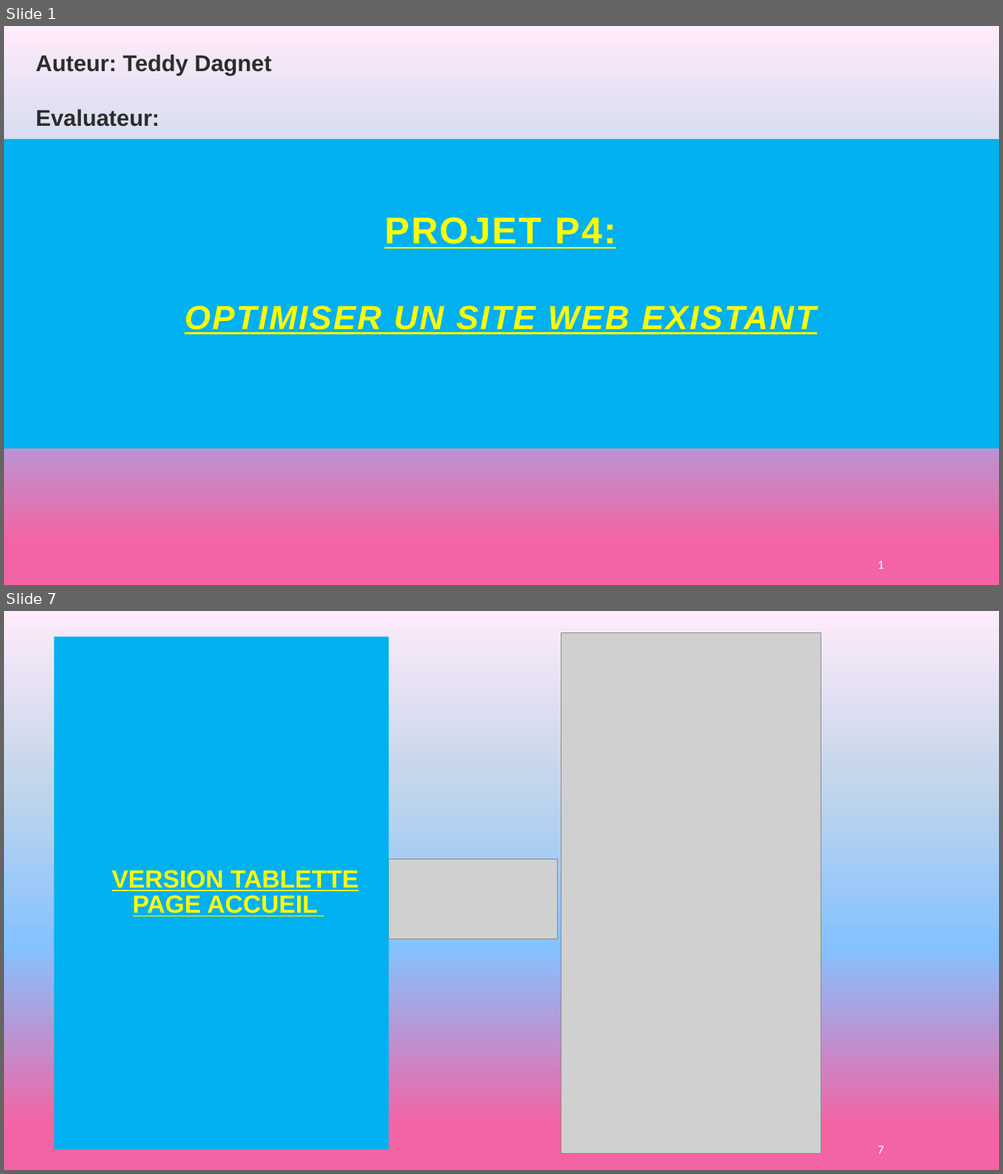
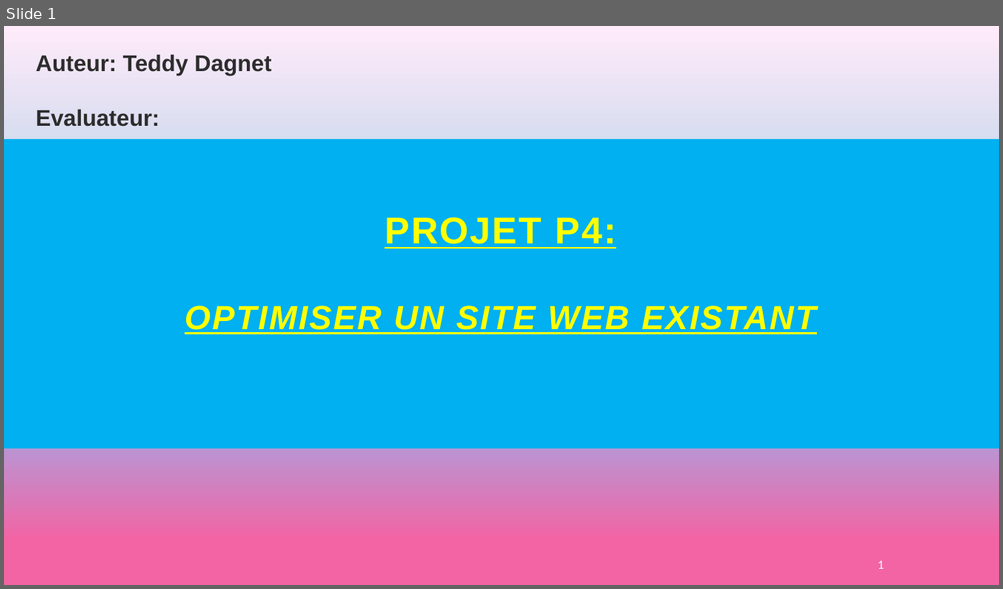
Before and after one commit to teddydagnet/projet-4, a slide deck: documents/audit/Présentation P4.pptx. Shown one above the other, each under a label of ours: slides 1 and 7 before the commit, slide 1 after it; the slides between them are not shown. The pictures are 1003x1174 and 1003x589 pixels, drawn with LibreOffice and Linux fonts; fonts in the diff are those of the drawing; grey boxes stand for pictures. Boxes give left, top, right and bottom in pixels: in the first picture for what was removed or moved away, otherwise in the second. Text is boxed around its words. In the diff, an @@ line names an element or a change of style, - is before the commit and + after.

```diff
--- a/documents/audit/Présentation P4.pptx
+++ b/documents/audit/Présentation P4.pptx
@@ slide 7 removed at (4,611,999,1170), background gradient #F264A4 to #85C2FF to #C4D6EB to #FFEBFA @@
@@ picture removed at (561,632,821,1153) @@
@@ rectangle removed at (54,636,388,1150) @@
-VERSION TABLETTE
-PAGE ACCUEIL
@@ picture removed at (389,860,558,940) @@
@@ page number removed at (877,1146,883,1154) @@
-7
```
Also in this commit, not shown: 6 slides changed, 7 slides added, 9 other slides removed, 10 other files.
